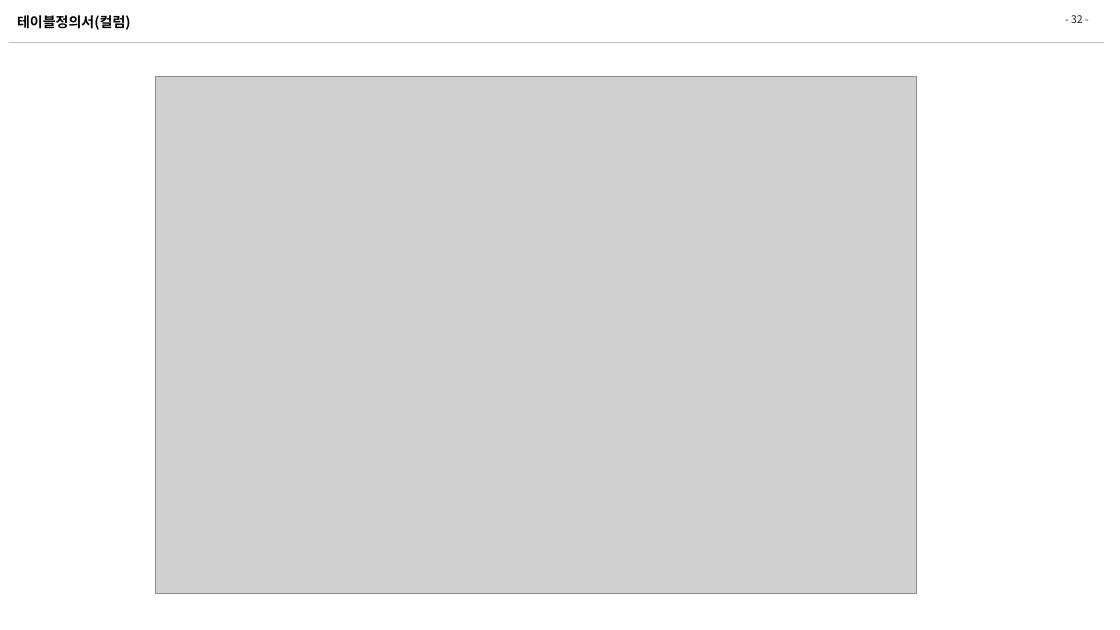
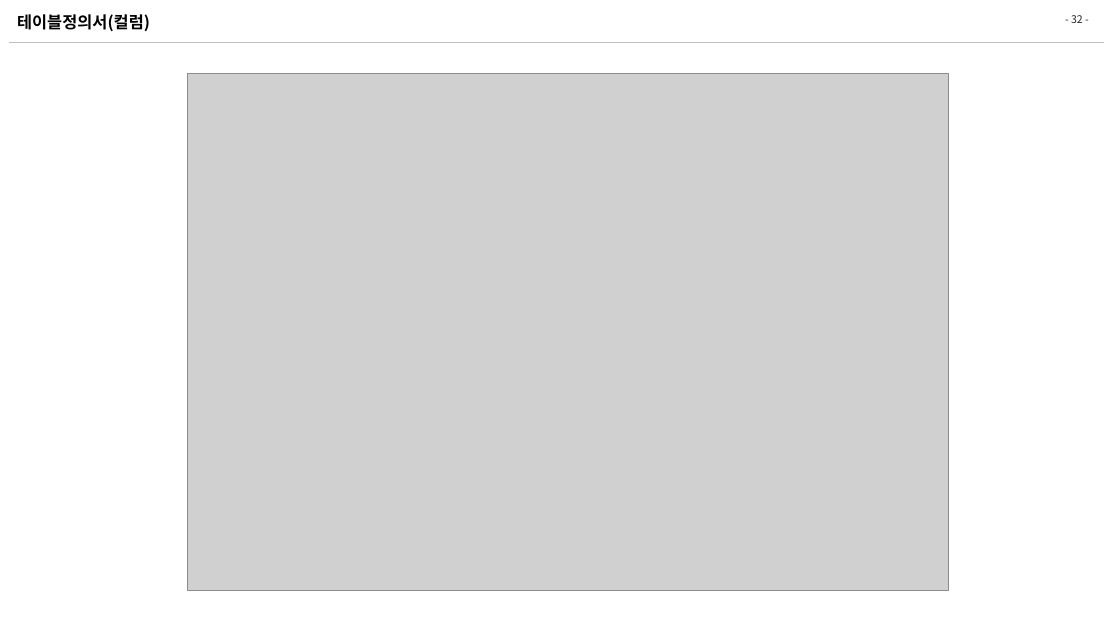
Before and after one commit to zhengze00/SpringBoot-MariaDB-master, a slide deck: slide 32 of Project File/[SK C&C] 인턴PT_오정택.pptx. Drawn at 1120x630 pixels with LibreOffice and Linux fonts; fonts in the diff are those of the drawing; grey boxes stand for pictures. Boxes give left, top, right and bottom in pixels: in the first picture for what was removed or moved away, otherwise in the second. Text is boxed around its words. In the diff, an @@ line names an element or a change of style, - is before the commit and + after.

```diff
--- a/Project File/[SK C&C] 인턴PT_오정택.pptx
+++ b/Project File/[SK C&C] 인턴PT_오정택.pptx
@@ title "테이블정의서(컬럼)" at (17,14,150,31): size 12 to 14 pt @@
@@ picture: place and size @@
-picture at (155,76,917,594)
+picture at (187,73,949,591)
```
Also in this commit, not shown: 4 other slides changed, 1 slide added, 1 slide removed, 2 other files.
